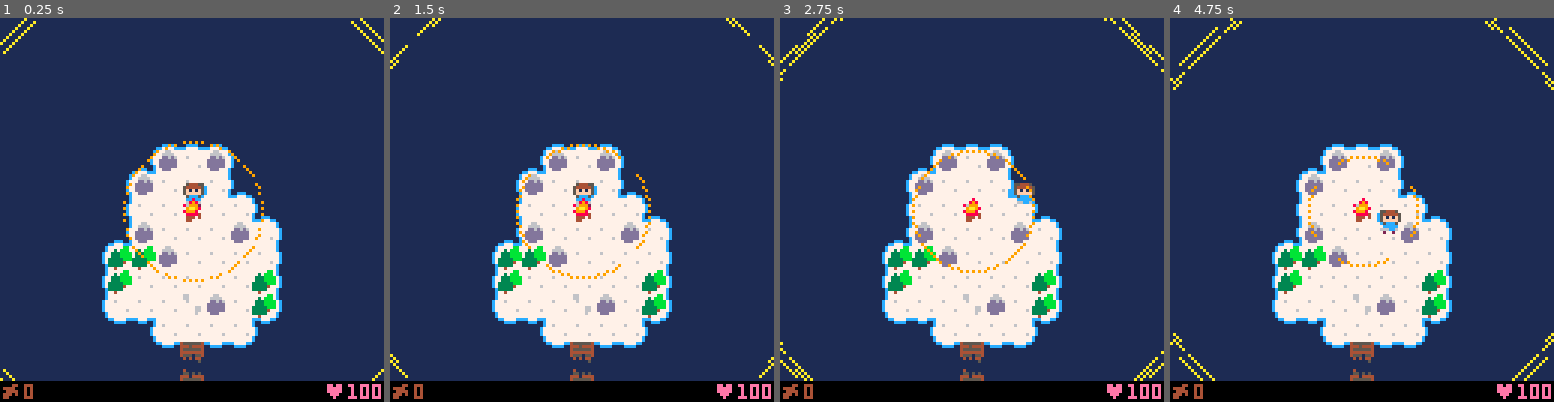
Above: before the commit, frames 1-4 (left to right).
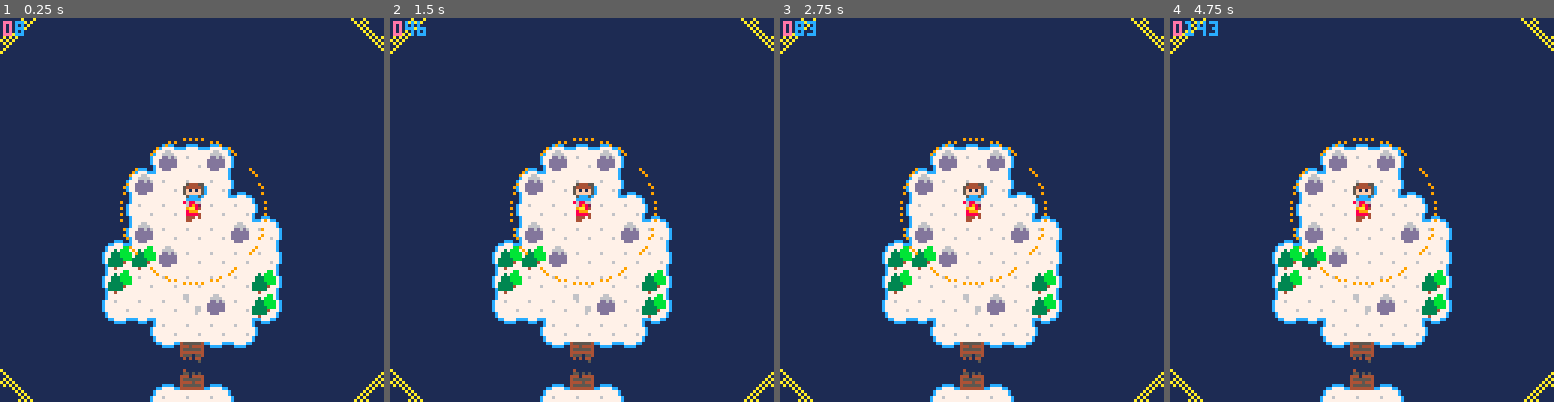
Above: after the commit, the same moments.

Repository: git2358/ggj19re
Game: PICO-8 cartridge cobsgame.p8
The game is run twice, just before and just after one commit, with the same random seed, the same clock (stepped at 60 frames per second) and the same inputs.
Inputs:
- Up to frame 1 (0.25 s): no input
- Up to frame 2 (1.5 s): tap X (X key) at 0.33, 1.07 s; tap O (Z key) at 0.7 s
- Up to frame 3 (2.75 s): hold Right 1.6-2.1 s; tap O (Z key) at 1.7, 2.1, 2.5 s; tap X (X key) at 1.85 s; hold Up 2.15-2.42 s; hold Right from 2.47 s (still down)
- Up to frame 4 (4.75 s): tap O (Z key) every 0.4 s from 2.9 to 4.5 s; tap X (X key) at 2.97, 4.08 s; release Right at 3.03 s; hold Left 3.08-3.58 s; hold Down 3.63-3.97 s; hold Right 4.02-4.68 s; hold Up from 4.73 s (still down)

The runs differ from the first frame. In frame 1, 7.1% of the frame differs, in the area x 0-100%, y 0-100%; in frame 2, 7.1%; in frame 3, 8.0%; in frame 4, 8.1%.

Commit message:
Game state management

Diff:
--- a/cobsgame.p8
+++ b/cobsgame.p8
@@ -4,10 +4,10 @@
 -- jacob cazabon 2019
 
 local t,f=true,false
-local gs
+local gs,gt
 local px,py,ps,pw,pl,pwt,pct
 local cx,cy,ctx,cty
-local fx,fy,fr1,fr2,ft
+local fx,fy,fr1,fr2,ft,fl
 local hud,pdw
 
 function _init()
@@ -15,17 +15,17 @@
 	reload()
 
 	-- game
-	gs=1
+	gs,gt=0,0
 
 	-- player
 	px,py=516,26
-	ps=0b011
+	ps=0b010
 	pl,pw=100,0
 	pwt,pct=0,0
 
 	-- campfire
 	fx,fy=516,28
-	ft=1680
+	fl,ft=1680,0
 	fr1,fr2=24,84
 
 	-- camera
@@ -182,10 +182,13 @@
 
 	-- campfires
 	if fx!=nil and fy!=nil then
-		ft-=1
-		if (ft<0) fx,fy=nil,nil
-		fr1=-0.04*(1680-ft)+24
-		fr2=-0.05*(1680-ft)+84
+		ft+=1
+		if band(ps,1)>0 then
+ 		fl-=1
+ 		if (fl<0) fx,fy=nil,nil
+ 		fr1=-0.04*(1680-fl)+24
+ 		fr2=-0.05*(1680-fl)+84
+ 	end
 	end
 	if btn(4) and band(ps,1)>0 and
 		not fget(mget(ptx,pty),4)
@@ -198,7 +201,7 @@
  	end
  	if ok and pw>=3 then
   	fx,fy=px,py
-  	ft=1680
+  	fl,ft=1680,0
   	fr1,fr2=24,84
   	pw-=3
   end
@@ -222,7 +225,11 @@
 	pct=max(pct-1,0)
 
 	-- camera
-	if band(ps,4)>0 then
+	if gs==0 or gs==1 then
+		ctx,cty=fx,fy
+		cx,cy=ctx-64,cty-64
+	end
+	if band(ps,4)>0 and gs==2 then
 		ctx,cty=px,py
 	end
 	cx+=flr((ctx-cx-64)/2+0.5)
@@ -230,11 +237,14 @@
 	if (ctx-cx==63) cx=ctx-64
 	if (cty-cy==63) cy=cty-64
 
+	-- game state
+	gt+=1
+
 end
 
 function frdr()
 	local fs=ft%20<10 and 12 or 11
-	if ft<1080 then
+	if fl<1080 then
 		fs=ft%40<20 and 14 or 13
 	end
 	spr(fs,fx-cx-4,fy-cy-4)
@@ -301,6 +311,9 @@
  	m="-"..abs(d)
  	print(m,8+pwx,129-hud,8)
  end
+
+ print(gs,1,1,14)
+ print(gt,5,1,12)
 
 end
 __gfx__
